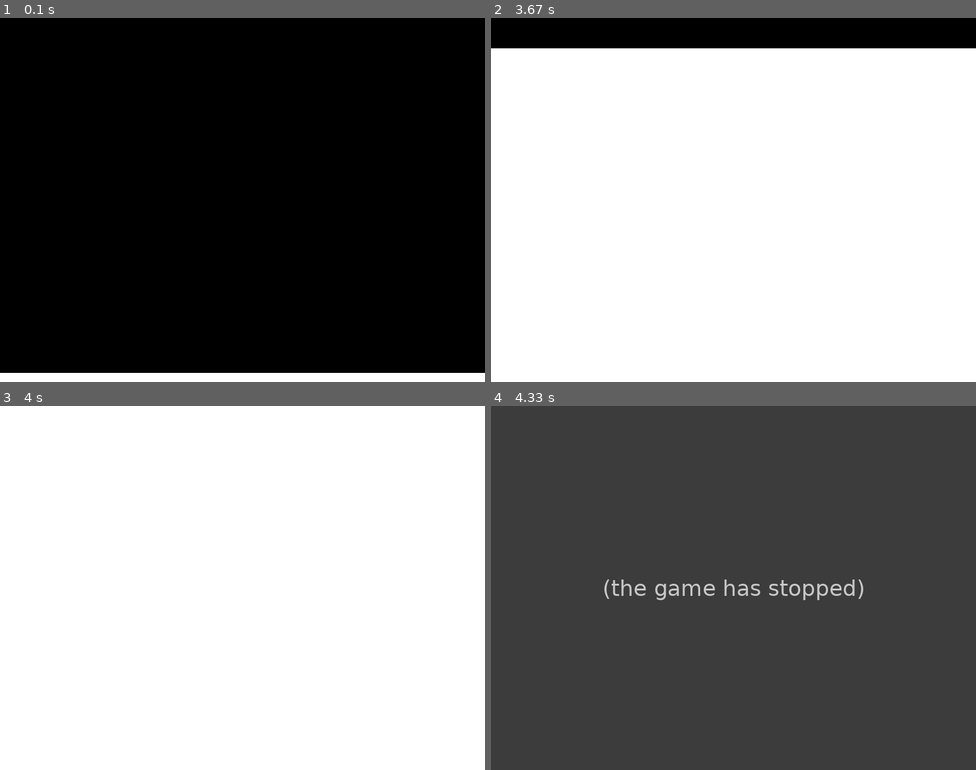
Above: before the commit, frames 1-4 (two rows, left to right).
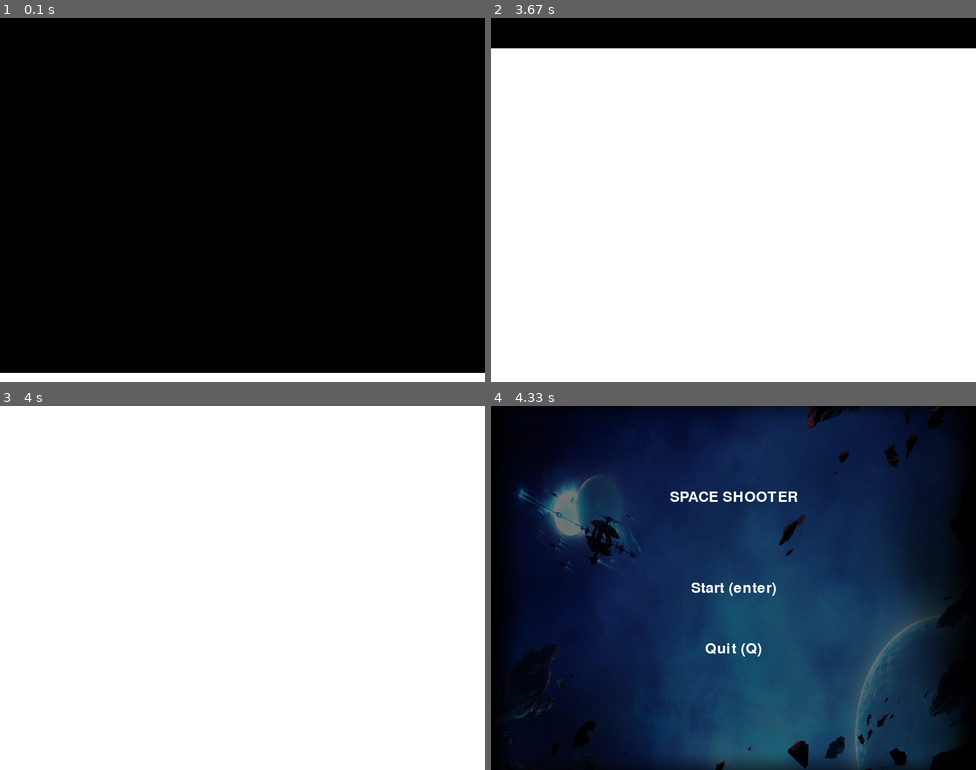
Above: after the commit, the same moments.

Repository: Pelchukwangden/CaP2
Game: pygame game, started from space shooter.py
The game is run twice, just before and just after one commit, with the same random seed, the same clock (stepped at 60 frames per second) and the same inputs.
Inputs:
- Up to frame 1 (0.1 s): no input
- Up to frame 2 (3.67 s): no input
- Up to frame 3 (4 s): no input
- Up to frame 4 (4.33 s): no input

Frames 1-3 are identical in both runs. In frame 4, 100% of the frame differs, in the area x 0-100%, y 0-100%.
Before the commit the program exited at 4 s; later frames show no game.

Commit message:
working in progress

Diff:
--- a/space shooter.py
+++ b/space shooter.py
@@ -144,3 +144,5 @@
         pygame.display.flip()
 
         clock.tick(30)
+# Calling the game menu function
+game_menu()
